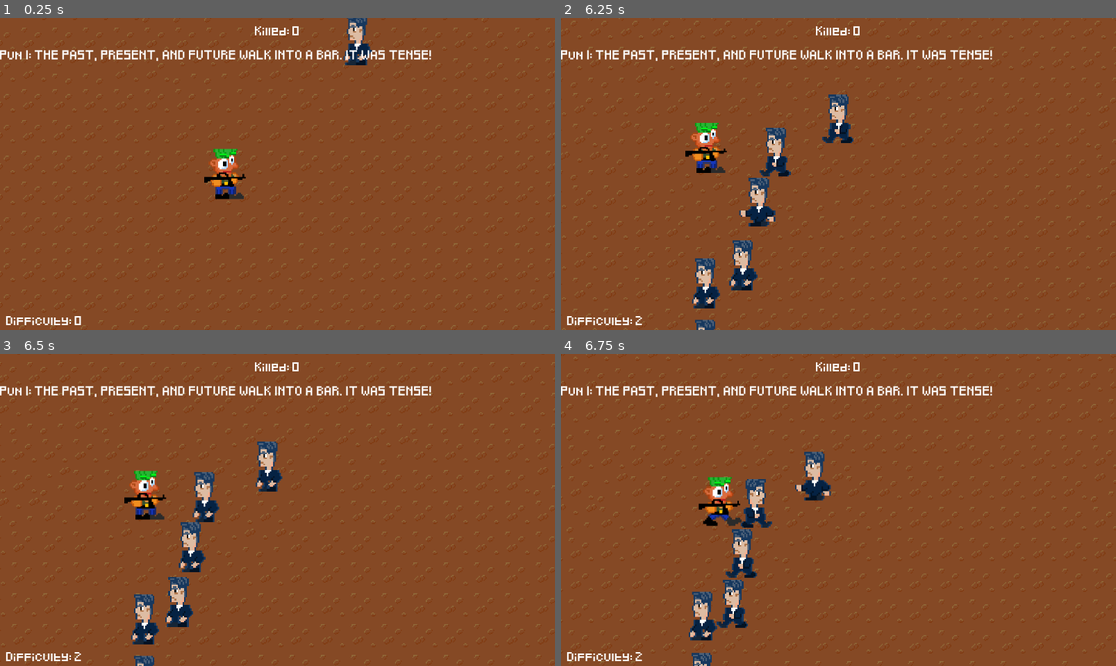
Above: before the commit, frames 1-4 (two rows, left to right).
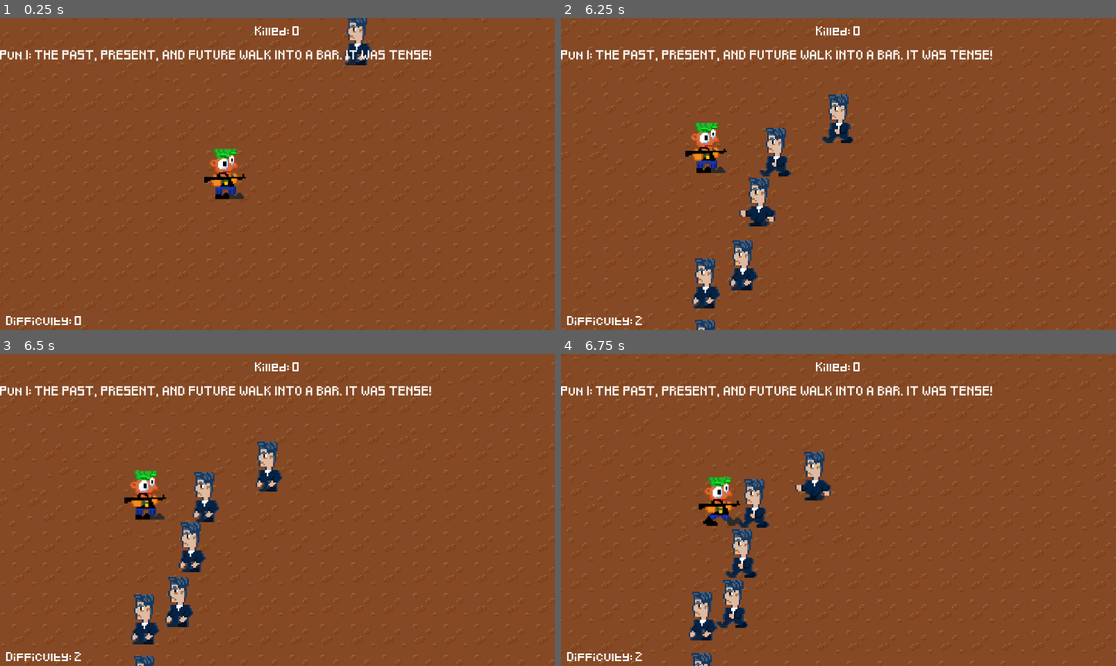
Above: after the commit, the same moments.

Repository: Fjonan/PeterPun
Game: Godot game, scene res://scenes/main.tscn
Two runs of this game, one before a commit and one after it. Both use one fixed random seed, a clock stepped at 60 frames per second and the inputs below.
Inputs (mouse positions are in pixels of both pictures, inside the frame that each line leads up to):
- Up to frame 1 (0.25 s): no input
- Up to frame 2 (6.25 s): tap Enter (ui_accept) at 0.5, 0.77, 3.77 s; move the mouse to (810, 236) at 0.52 s; hold Up (ui_up) 0.53-1.25 s; hold F 0.53-1.25 s; click (810, 236) at 0.67 s; drag from (1005, 220) to (810, 236) at 1.27 s; move the mouse to (672, 127) at 2.02 s; hold Left (ui_left) 2.03-2.75 s; hold F 2.03-2.75 s; drag from (866, 174) to (672, 127) at 2.77 s; move the mouse to (755, 96) at 3.52 s; hold Down (ui_down) 3.53-4.25 s; hold F 3.53-4.25 s; drag from (960, 158) to (755, 96) at 4.27 s; move the mouse to (727, 189) at 5.02 s; hold Up (ui_up) 5.03-5.75 s; hold F 5.03-5.75 s; click (727, 189) at 5.17 s; drag from (894, 105) to (727, 189) at 5.77 s
- Up to frame 3 (6.5 s): no input
- Up to frame 4 (6.75 s): move the mouse to (810, 572) at 6.52 s; hold Right (ui_right) from 6.53 s (still down); hold F from 6.53 s (still down)

Frames 1-3 are identical in both runs. In frame 4, 0.4% of the frame differs, in the area x 24-39%, y 40-100%.

Commit message:
damage from gun

Diff:
--- a/scenes/enemy.tscn
+++ b/scenes/enemy.tscn
@@ -94,7 +94,7 @@
 }]
 
 [sub_resource type="RectangleShape2D" id="2"]
-size = Vector2(27, 52)
+size = Vector2(29, 52)
 
 [node name="Enemy" type="CharacterBody2D"]
 script = ExtResource("3")
--- /dev/null
+++ b/scenes/guns/ak.gd
@@ -0,0 +1,3 @@
+extends Node2D
+
+var damage = 2
--- a/scenes/guns/ak.tscn
+++ b/scenes/guns/ak.tscn
@@ -1,5 +1,7 @@
-[gd_scene load_steps=2 format=3 uid="uid://b8novdmmov8fo"]
+[gd_scene load_steps=3 format=3 uid="uid://b8novdmmov8fo"]
 
 [ext_resource type="PackedScene" uid="uid://y5i0742xavus" path="res://scenes/weapon.tscn" id="1_ydbbb"]
+[ext_resource type="Script" path="res://scenes/guns/ak.gd" id="2_llu6a"]
 
 [node name="AK" instance=ExtResource("1_ydbbb")]
+script = ExtResource("2_llu6a")
--- a/scenes/player.tscn
+++ b/scenes/player.tscn
@@ -189,7 +189,7 @@
 [node name="Player" type="Node2D"]
 
 [node name="PhantomCamera2D" type="Node2D" parent="."]
-position = Vector2(3.83238e-17, 2.13867e-31)
+position = Vector2(1.82169e-44, 1.4013e-45)
 script = ExtResource("6_0aqdl")
 priority_override = false
 priority = 0
--- a/scripts/BulletManager.gd
+++ b/scripts/BulletManager.gd
@@ -8,9 +8,9 @@
 	GlobalSignals.connect("bullet_fired", Callable(self, "_on_bullet_fired"))
 
 # Called when the node enters the scene tree for the first time.
-func _on_bullet_fired(transform, position, direction):
+func _on_bullet_fired(transform, position, direction, damage):
 	print("Fired from manager")
 	var bullet = Bullet.instantiate()
 	add_child(bullet)
 	bullet.transform = transform
-	bullet.set_direction(position, direction)
+	bullet.spawn_Bullet(position, direction, damage)
--- a/scripts/bullet.gd
+++ b/scripts/bullet.gd
@@ -3,6 +3,7 @@
 @export var speed = 8
 
 var direction = Vector2.ZERO
+var damage = 0
 
 func _ready():
 	connect("body_entered", Callable(self, "_on_Bullet_body_entered"))
@@ -14,15 +15,16 @@
 		var velocity = direction * speed
 		global_position += velocity
 
-func set_direction(origin: Vector2, direction: Vector2):
-	if (direction.x == 0 && direction.y == 0):
+func spawn_Bullet(origin: Vector2, direction: Vector2, damage: int):
+	self.damage = damage
+
+	if (direction.x == 0 && direction.y == 0): #idle
 		direction = Vector2(-1,0)
-
 	self.direction = (origin - direction).normalized()
 	rotation = direction.angle()
 
 func _on_Bullet_body_entered(body: Node) -> void:
 	if body.has_method("handle_hit"):
-		GlobalSignals.emit_signal("bullet_impacted", body.global_position, direction)
-		body.handle_hit()
+		#GlobalSignals.emit_signal("bullet_impacted", body.global_position, direction)
+		body.handle_hit(damage)
 		queue_free()
--- a/scripts/enemy.gd
+++ b/scripts/enemy.gd
@@ -18,7 +18,6 @@
 
 var _position_last_frame := Vector2()
 var _cardinal_direction = null
-
 
 var player_position
 var target_position
@@ -58,8 +57,8 @@
 		if dir == 3: #south
 			$AnimatedSprite2D.play("idle")
 
-func handle_hit():
-	_health -= 1
+func handle_hit(amount: int):
+	_health -= amount
 	Input.start_joy_vibration(0,1,1,0.1)
 	GlobalSignals.emit_signal("hit")
 
@@ -90,11 +89,8 @@
 	prompt_text = PromptList.get_prompt()
 	prompt.parse_bbcode(set_center_tags(prompt_text))
 
-
-
 func get_prompt() -> String:
 	return prompt_text
-
 
 func set_next_character(next_character_index: int):
 	var blue_text = get_bbcode_color_tag(blue) + prompt_text.substr(0, next_character_index) + get_bbcode_end_color_tag()
@@ -106,14 +102,11 @@
 
 	prompt.parse_bbcode(set_center_tags(blue_text + green_text + red_text))
 
-
 func set_center_tags(string_to_center: String):
 	return "[center]" + string_to_center + "[/center]"
-
 
 func get_bbcode_color_tag(color: Color) -> String:
 	return "[color=#" + color.to_html(false) + "]"
 
-
 func get_bbcode_end_color_tag() -> String:
 	return "[/color]"
--- a/scripts/player.gd
+++ b/scripts/player.gd
@@ -33,7 +33,6 @@
 		var collision = get_slide_collision(i)
 		if collision.get_collider().name == "Enemy":
 			GlobalSignals.emit_signal("game_over")
-			queue_free()
 
 	if Input.is_action_just_pressed("shoot"):
 		GlobalSignals.emit_signal("shoot")
--- a/scripts/weaponManager.gd
+++ b/scripts/weaponManager.gd
@@ -18,7 +18,7 @@
 	GlobalSignals.emit_signal("camera_shake")
 	var direction = Input.get_vector("aim_left", "aim_right", "aim_up", "aim_down")
 	var position = Vector2(Input.get_action_strength("aim_right") - Input.get_action_strength("aim_left"), Input.get_action_strength("aim_down") - Input.get_action_strength("aim_up")).normalized() * muzzle_radius
-	GlobalSignals.emit_signal("bullet_fired", current_weapon.get_node("Muzzle").global_transform, position, direction)
+	GlobalSignals.emit_signal("bullet_fired", current_weapon.get_node("Muzzle").global_transform, position, direction, current_weapon.damage)
 
 func updateWeapon():
 	var position = Vector2(Input.get_action_strength("aim_right") - Input.get_action_strength("aim_left"), Input.get_action_strength("aim_down") - Input.get_action_strength("aim_up")).normalized() * muzzle_radius
